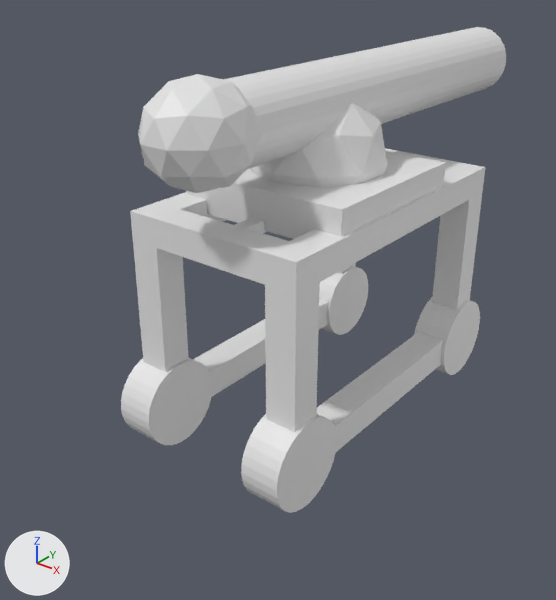
The Blender file Objects3D/caos/besieger.blend: old version first, new version second.
Rendered twice from a camera (50 mm lens) standing at (80.2, -105.4, 89.7) and looking at (-5.5, 1.7, 23.3). Lighting does not change. The marker at lower left points along +X, +Y and +Z.

Script lines for the objects in view, before the commit:
```python
ob_ariete = bpy.data.objects.new('ariete', me_icosphere)
ob_ariete.parent = ob_base
ob_ariete.location = (0.263, -23.99, 61.88)
ob_base = bpy.data.objects.new('base', me_cube)
ob_base.parent = ob_caseta
ob_base.location = (0.418, 5.796, 46.86)
ob_caseta = bpy.data.objects.new('caseta', me_cube_007)
ob_caseta.parent = ob_root
ob_caseta.location = (0.387, 7.586, 20.42)
ob_rueda1 = bpy.data.objects.new('rueda1', me_cylinder_002)
ob_rueda1.parent = ob_caseta
ob_rueda1.location = (-14.5, -20.85, 8.47)
ob_rueda2 = bpy.data.objects.new('rueda2', me_cylinder_003)
ob_rueda2.parent = ob_caseta
ob_rueda2.location = (-14.5, 35.65, 8.47)
```
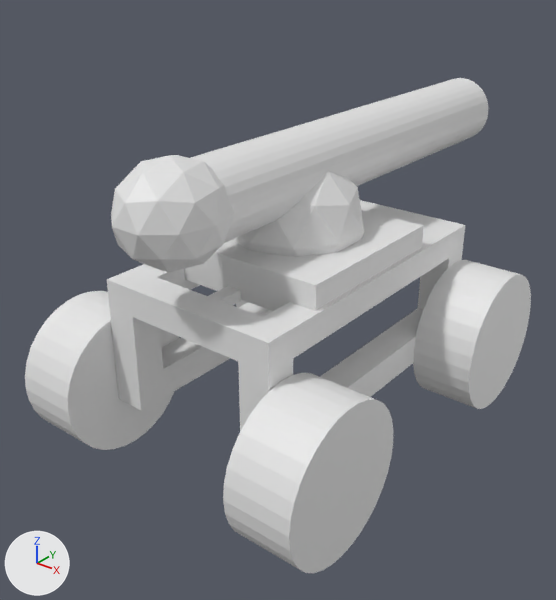
Where the change shows, as pixel boxes (x1, y1, x2, y2) in the pictures (556 x 600 px; the box of a moved part takes in the faces that stretch with it):
'caseta', reshaped, moved
    before: (130, 148, 485, 452)
    after: (107, 200, 465, 431)
'ariete', moved
    before: (138, 27, 506, 193)
    after: (111, 78, 488, 273)
'rueda1', reshaped, moved (71% wider, 80% taller)
    before: (121, 357, 337, 513)
    after: (25, 291, 394, 573)
'base', moved
    before: (186, 102, 446, 239)
    after: (184, 171, 424, 311)
'rueda2', mesh rescaled, moved
    before: (319, 267, 480, 375)
    after: (236, 260, 531, 409)
part 1 of me_cube_007, moved or reshaped
    before: (130, 148, 485, 295)
    after: (107, 200, 465, 374)
part 2 of me_cube_007, moved or reshaped
    before: (133, 193, 482, 452)
    after: (110, 250, 463, 431)

The change, as a diff of the scene's bpy script:
```diff
--- a/Objects3D/caos/besieger.blend.py
+++ b/Objects3D/caos/besieger.blend.py
@@ me_cube_007 @@
 me_cube_007.from_pydata(...)  # 72 vertices, 76 faces; spans x -17.8..17.8, y -31.3..31.3, z -15.3..25.6
 # used by ob_caseta; parent = ob_root; location = (0.387, 7.586, 20.42)
+# me_cube_007 part 1: all 40 vertices in x -17.8..17.8, y -31.3..31.3, z 20.3..25.6 are moved by (0.0, 0.0, -14.8)
+# me_cube_007 part 2: all 32 vertices in x -17.8..17.8, y -31.3..31.3, z -15.3..-9.3 are moved by (0.0, 0.0, 1.9)
@@ me_cylinder_003 @@
 me_cylinder_003.from_pydata(...)  # 128 vertices, 68 faces; spans x -3.8..33.5, y -8.4..8.4, z -8.4..8.4
 # used by ob_rueda2; parent = ob_caseta; location = (-14.5, 35.65, 8.47)
+# me_cylinder_003 part 3: the whole mesh is scaled about its middle by (1.6, 1.68, 1.68), then moved by (-14.9, 0.0, 0.0)
@@ me_cylinder_002 @@
 me_cylinder_002.from_pydata(...)  # 128 vertices, 68 faces; spans x -3.8..33.5, y -8.4..8.4, z -8.4..8.4
 # used by ob_rueda1; parent = ob_caseta; location = (-14.5, -20.85, 8.47)
+# me_cylinder_002 part 4: the whole mesh is multiplied about its middle by the matrix ((1.625, 0.0, 0.0), (0.0, 1.632, 0.0), (0.0, 0.0, 1.632)), then moved by (-14.9, 0.0, 0.0)
@@ ob_caseta @@
 ob_caseta.parent = ob_root
-ob_caseta.location = (0.387, 7.586, 20.42)
+ob_caseta.location = (0.387, 1.127, 24.72)
@@ ob_base @@
 ob_base.parent = ob_caseta
-ob_base.matrix_parent_inverse = Matrix(((1.0, 0.0, 0.0, -0.387), (0.0, 1.0, 0.0, -7.586), (0.0, 0.0, 1.0, -20.42), (0.0, 0.0, 0.0, 1.0)))
-ob_base.location = (0.418, 5.796, 46.86)
+ob_base.matrix_parent_inverse = Matrix(((1.0, 0.0, 0.0, -0.387), (0.0, 1.0, 0.0, -1.127), (0.0, 0.0, 1.0, -24.72), (0.0, 0.0, 0.0, 1.0)))
+ob_base.location = (0.418, -0.659, 36.38)
@@ ob_rueda2 @@
 ob_rueda2.parent = ob_caseta
-ob_rueda2.matrix_parent_inverse = Matrix(((1.0, 0.0, 0.0, -0.387), (0.0, 1.0, 0.0, -7.586), (0.0, 0.0, 1.0, -20.42), (0.0, 0.0, 0.0, 1.0)))
-ob_rueda2.location = (-14.5, 35.65, 8.47)
+ob_rueda2.matrix_parent_inverse = Matrix(((1.0, 0.0, 0.0, -0.387), (0.0, 1.0, 0.0, -1.127), (0.0, 0.0, 1.0, -24.72), (0.0, 0.0, 0.0, 1.0)))
+ob_rueda2.location = (0.326, 29.19, 14.13)
@@ ob_rueda1 @@
 ob_rueda1.parent = ob_caseta
-ob_rueda1.matrix_parent_inverse = Matrix(((1.0, 0.0, 0.0, -0.387), (0.0, 1.0, 0.0, -7.586), (0.0, 0.0, 1.0, -20.42), (0.0, 0.0, 0.0, 1.0)))
-ob_rueda1.location = (-14.5, -20.85, 8.47)
+ob_rueda1.matrix_parent_inverse = Matrix(((1.0, 0.0, 0.0, -0.387), (0.0, 1.0, 0.0, -1.127), (0.0, 0.0, 1.0, -24.72), (0.0, 0.0, 0.0, 1.0)))
+ob_rueda1.location = (0.36, -27.3, 14.13)
```
